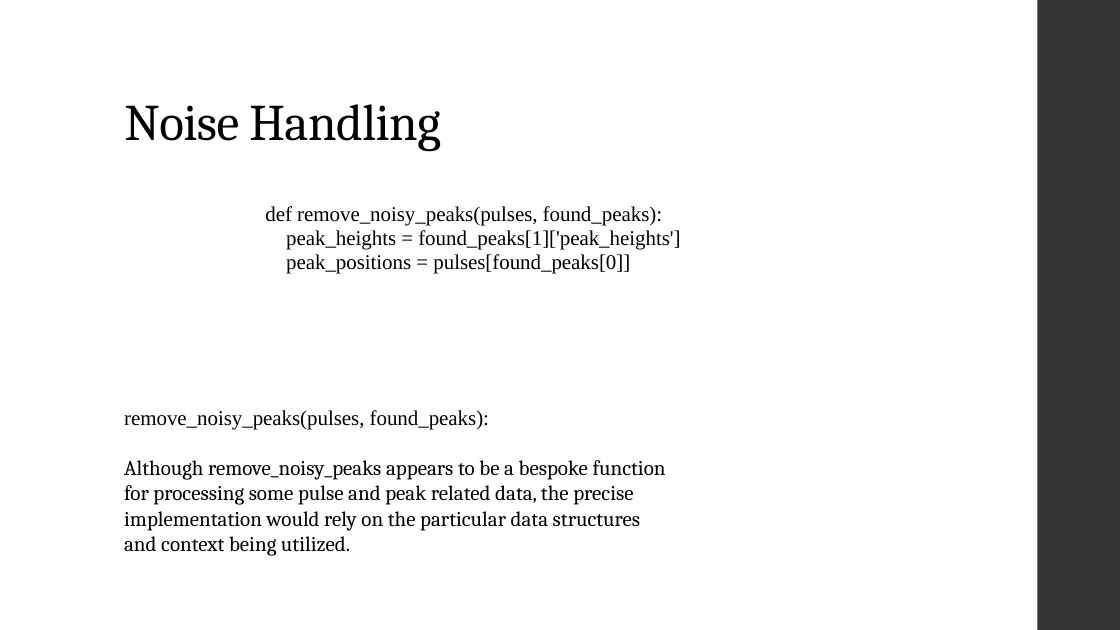
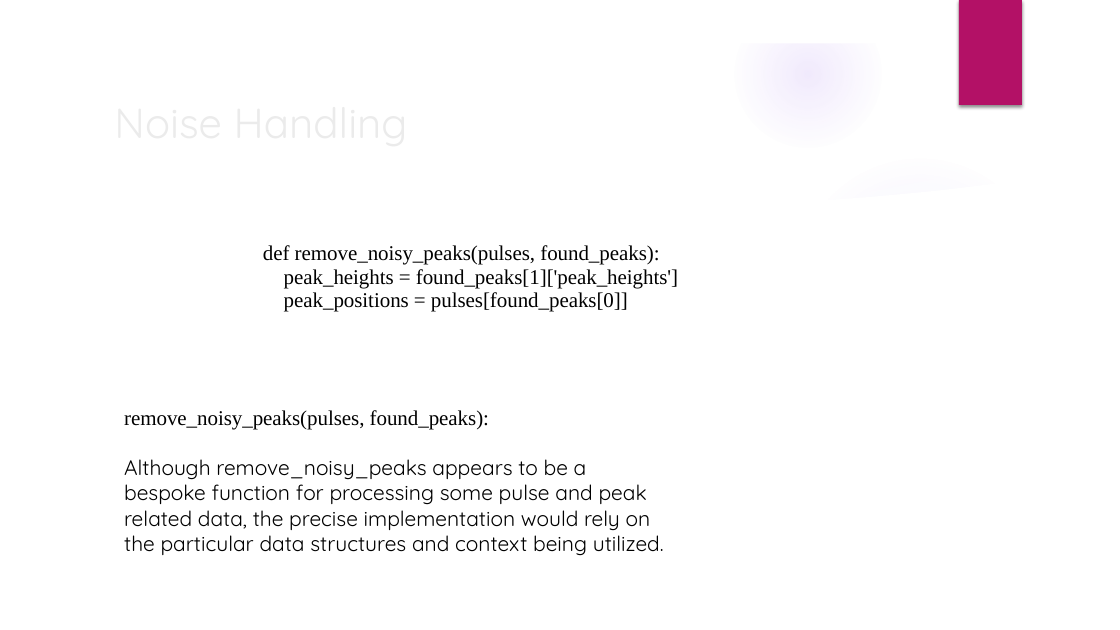
Before and after one commit to touqir105/Computational-Intelligence-First-Peak-Detection, a slide deck: slide 9 of CI_Presentation.pptx. Drawn at 1120x630 pixels with LibreOffice and Linux fonts; fonts in the diff are those of the drawing; background and template pictures are left out. Boxes give left, top, right and bottom in pixels: in the first picture for what was removed or moved away, otherwise in the second. Text is boxed around its words. In the diff, an @@ line names an element or a change of style, - is before the commit and + after.

```diff
--- a/CI_Presentation.pptx
+++ b/CI_Presentation.pptx
@@ group added at [0,0,1120,630]: 4 ellipses, 3 freeform shapes @@
@@ rectangle added at [959,0,1022,105], fill #B31166 @@
@@ rectangle removed at [1038,0,1120,630] @@
@@ title "Noise Handling": place and size @@
-title "Noise Handling" at [124,104,440,151]
+title "Noise Handling" at [106,89,911,154]
@@ title "Noise Handling" at [106,89,911,154]: size 44 to 36 pt, font Cambria to Quicksand, text colour #000000 to #EBEBEB, letter spacing -0.5 to 0 pt; line spacing 0.9 to 1; vertical alignment bottom to middle @@
@@ text "def remove_noisy_peaks(pulses, found_peaks):": place and size @@
-text "def remove_noisy_peaks(pulses, found_peaks):" at [265,206,680,274]
+text "def remove_noisy_peaks(pulses, found_peaks):" at [263,245,678,312]
@@ text at [124,459,664,556]: font Cambria to Quicksand in "Although remove_noisy_peaks appears to be a bespoke ..." @@
```
Also in this commit, not shown: 11 other slides changed.
